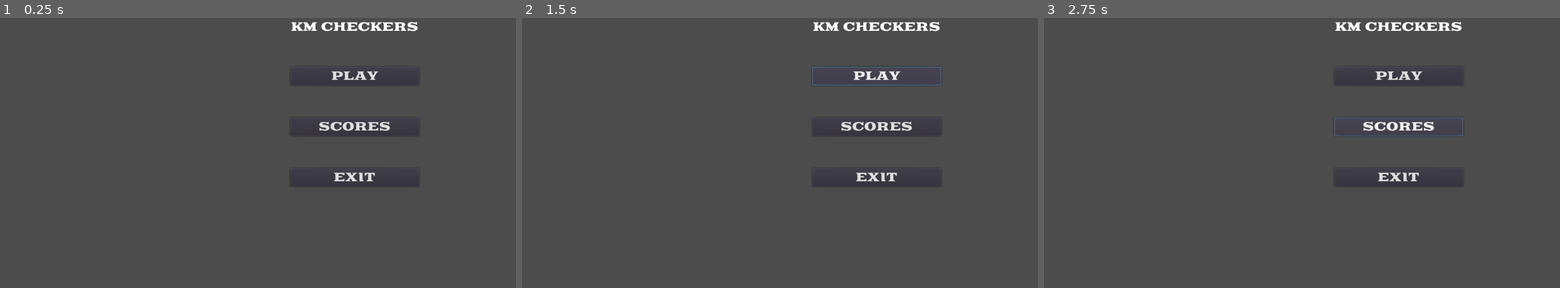
Above: before the commit, frames 1-3 (left to right).
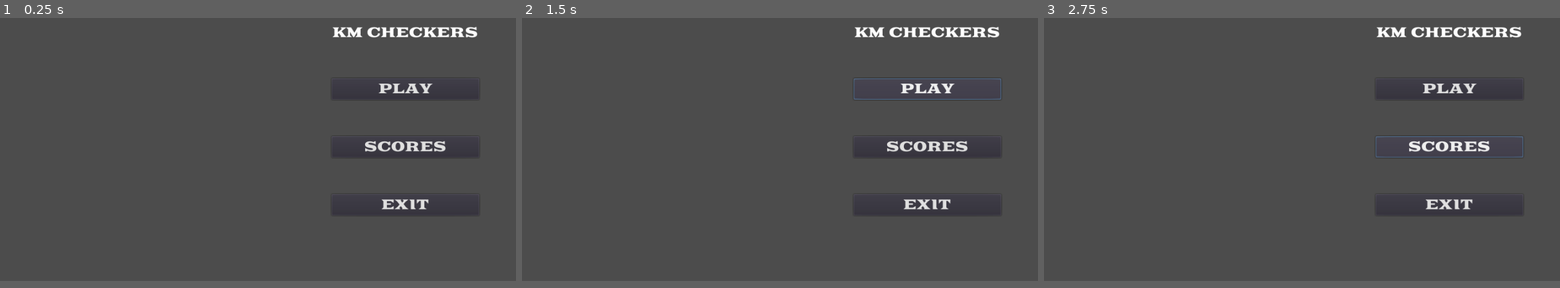
Above: after the commit, the same moments.

Repository: danielxf007/KMCheckers
Game: Godot game, scene res://UI/MainMenuUI.tscn
Two runs of this game, one before a commit and one after it. Both use one fixed random seed, a clock stepped at 60 frames per second and the inputs below. Before the commit the project has no main scene; this scene is started directly in both runs.
Inputs:
- Up to frame 1 (0.25 s): no input
- Up to frame 2 (1.5 s): click "PLAY" at 0.5 s; click "PLAY" at 1.25 s
- Up to frame 3 (2.75 s): click "SCORES" at 2 s
In our replay, the window is 800x468 before the commit and 800x457 after it. These sizes can differ from the game's own. Grey fills any space a smaller window leaves; there, only what the larger window draws over its background counts as a difference.

The runs differ from the first frame. In frame 1, 2.8% of the frame differs, in the area x 56-93%, y 1-73%; in frame 2, 3.0%; in frame 3, 3.0%.

Commit message:
board added

Diff:
--- /dev/null
+++ b/Main.tscn
@@ -0,0 +1,14 @@
+[gd_scene load_steps=3 format=2]
+
+[ext_resource path="res://UI/GamePlayUI.tscn" type="PackedScene" id=1]
+[ext_resource path="res://tiles/board.tres" type="TileSet" id=2]
+
+[node name="Main" type="Node"]
+
+[node name="BoardMap" type="TileMap" parent="."]
+position = Vector2( 0, -1 )
+tile_set = ExtResource( 2 )
+format = 1
+tile_data = PoolIntArray( 0, 1, 0, 1, 0, 0, 2, 1, 0, 3, 0, 0, 4, 1, 0, 5, 0, 0, 6, 1, 0, 7, 0, 0, 65536, 0, 0, 65537, 1, 0, 65538, 0, 0, 65539, 1, 0, 65540, 0, 0, 65541, 1, 0, 65542, 0, 0, 65543, 1, 0, 131072, 1, 0, 131073, 0, 0, 131074, 1, 0, 131075, 0, 0, 131076, 1, 0, 131077, 0, 0, 131078, 1, 0, 131079, 0, 0, 196608, 0, 0, 196609, 1, 0, 196610, 0, 0, 196611, 1, 0, 196612, 0, 0, 196613, 1, 0, 196614, 0, 0, 196615, 1, 0, 262144, 1, 0, 262145, 0, 0, 262146, 1, 0, 262147, 0, 0, 262148, 1, 0, 262149, 0, 0, 262150, 1, 0, 262151, 0, 0, 327680, 0, 0, 327681, 1, 0, 327682, 0, 0, 327683, 1, 0, 327684, 0, 0, 327685, 1, 0, 327686, 0, 0, 327687, 1, 0, 393216, 1, 0, 393217, 0, 0, 393218, 1, 0, 393219, 0, 0, 393220, 1, 0, 393221, 0, 0, 393222, 1, 0, 393223, 0, 0, 458752, 0, 0, 458753, 1, 0, 458754, 0, 0, 458755, 1, 0, 458756, 0, 0, 458757, 1, 0, 458758, 0, 0, 458759, 1, 0 )
+
+[node name="GamePlayUI" parent="." instance=ExtResource( 1 )]
--- a/UI/MainMenuUI.tscn
+++ b/UI/MainMenuUI.tscn
@@ -1,6 +1,7 @@
-[gd_scene load_steps=4 format=2]
+[gd_scene load_steps=5 format=2]
 
 [ext_resource path="res://font/GoblinOne-Regular.ttf" type="DynamicFontData" id=1]
+[ext_resource path="res://scripts/main_menu_ui.gd" type="Script" id=2]
 
 [sub_resource type="DynamicFont" id=1]
 size = 24
@@ -13,6 +14,7 @@
 [node name="MainMenuUI" type="Control"]
 anchor_right = 1.0
 anchor_bottom = 1.0
+script = ExtResource( 2 )
 __meta__ = {
 "_edit_use_anchors_": false
 }
@@ -72,3 +74,5 @@
 __meta__ = {
 "_edit_use_anchors_": false
 }
+
+[connection signal="button_down" from="MarginContainer/VBoxContainer/PlayButtonMainMenu" to="." method="_on_PlayButtonMainMenu_button_down"]
--- a/default_env.tres
+++ b/default_env.tres
@@ -1,5 +1,7 @@
 [gd_resource type="Environment" load_steps=2 format=2]
+
 [sub_resource type="ProceduralSky" id=1]
+
 [resource]
 background_mode = 2
 background_sky = SubResource( 1 )
--- a/project.godot
+++ b/project.godot
@@ -11,7 +11,13 @@
 [application]
 
 config/name="KMCheckers"
+run/main_scene="res://Main.tscn"
 config/icon="res://icon.png"
+
+[display]
+
+window/size/width=896
+window/size/height=512
 
 [physics]
 
